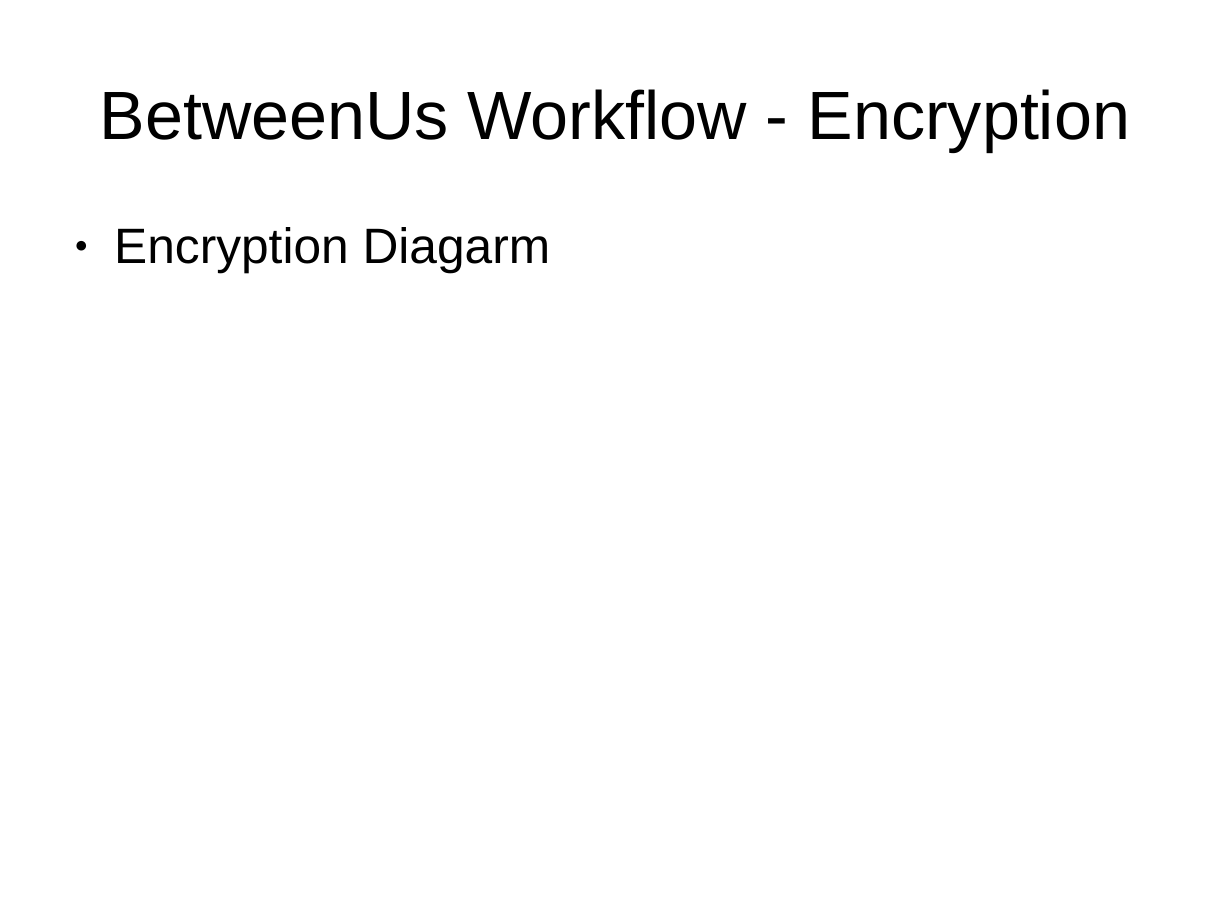
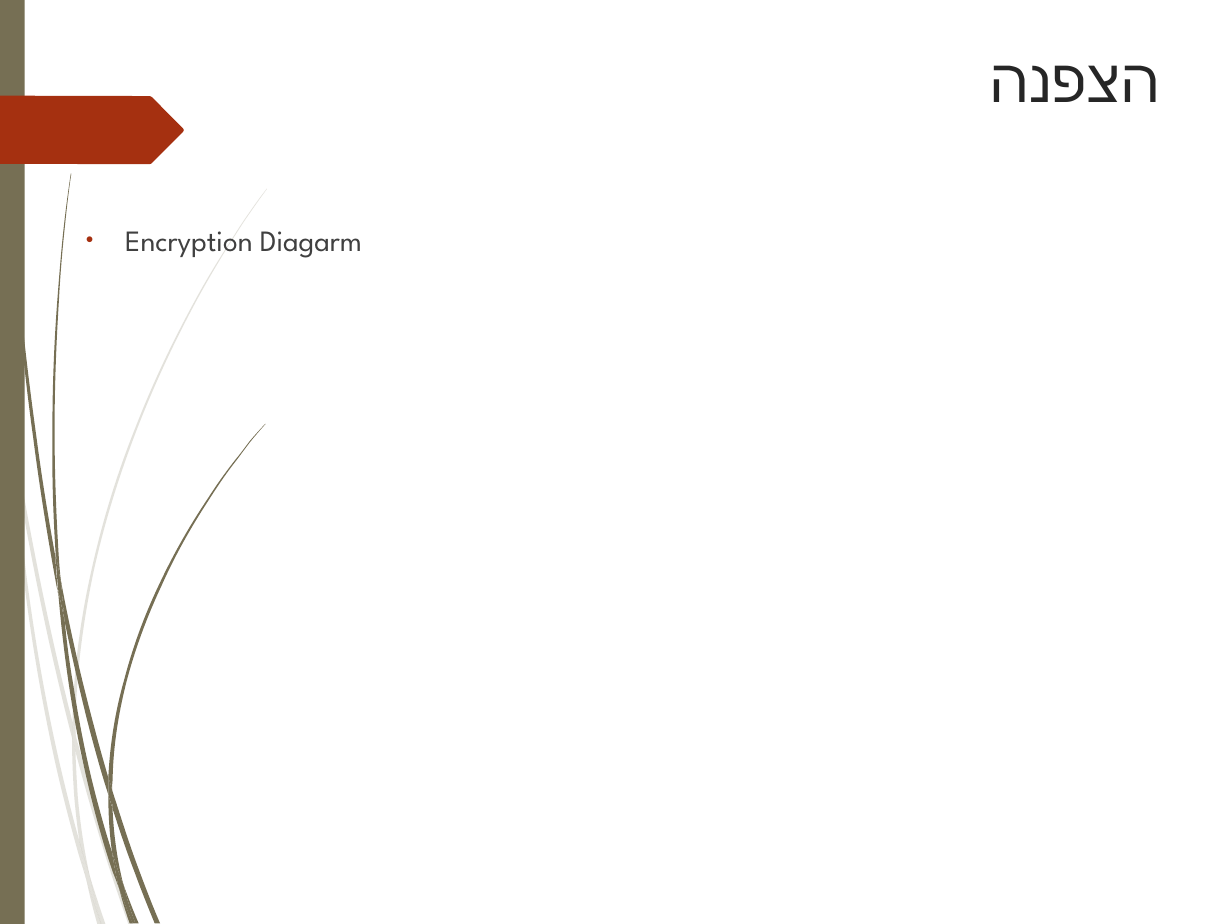
Before and after one commit to liranbg/BetweenUs, a slide deck: slide 8 of Presentation.ppt (slide 5 before the commit). Drawn at 1232x924 pixels with LibreOffice and Linux fonts; fonts in the diff are those of the drawing; background and template pictures are left out. Boxes give left, top, right and bottom in pixels: in the first picture for what was removed or moved away, otherwise in the second. Text is boxed around its words. In the diff, an @@ line names an element or a change of style, - is before the commit and + after.

```diff
--- a/Presentation.ppt
+++ b/Presentation.ppt
@@ rectangle added at <box>0,0,25,924</box>, fill #766F54 @@
@@ title "הצפנה" at <box>991,65,1159,102</box>: vertical alignment middle to top @@
@@ title at <box>991,65,1159,102</box>: text changed; size 44 to 39 pt; font Arial to League Spartan; text colour #000000 to #262626 @@
-BetweenUs Workflow - Encryption
+הצפנה
@@ freeform shape added at <box>0,96,183,164</box>, fill #A53010 @@
@@ text "Encryption Diagarm" at <box>125,231,362,258</box>: size 32 to 19 pt, font Arial to League Spartan, text colour #000000 to #404040; line spacing 0.93 to 1; less space between paragraphs; bullet colour #000000 to #A53010 @@
@@ group added at <box>0,189,267,924</box>: 10 freeform shapes @@
@@ group added at <box>2,0,266,923</box>: 12 freeform shapes @@
```
Also in this commit, not shown: 6 other slides changed, 5 slides added, 1 slide removed, 1 other file.
